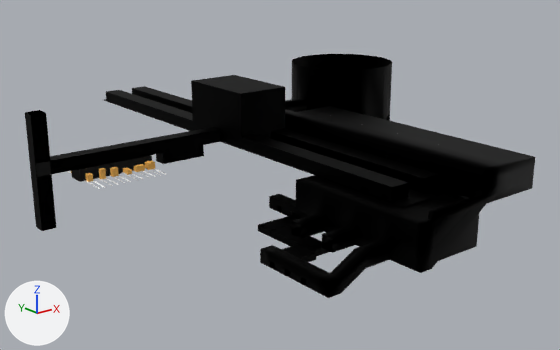
An edit to the Blender file blends/base corridors.blend, drawn before and after from the same camera.
Both versions are drawn from a 50 mm camera at (-204.0, -505.0, 163.0) aimed at (171.0, -37.0, -25.0). Arrows for +X, +Y and +Z are at lower left; the lights stay in place.

Names of what the first picture shows: 'Base corridors 1', 'Base corridors 2', 'Площина'.
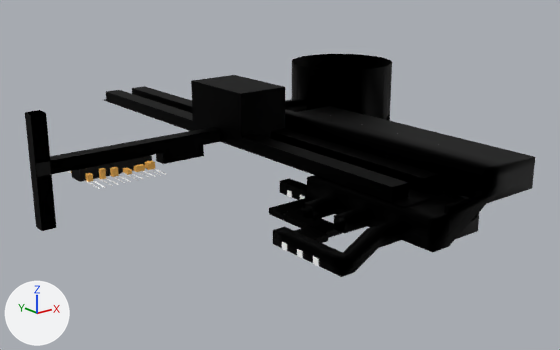
What differs and where, as boxes (x1, y1, x2, y2) in the pictures (560 x 350 px; the box of a moved part takes in the faces that stretch with it):
```json
{"object": "Base corridors 1", "change": "reshaped", "before": [260, 54, 535, 298], "after": [273, 54, 535, 277], "on screen": "9% shorter"}
{"object": "Площина", "change": "mesh moved", "before": [258, 194, 330, 262], "after": [269, 178, 342, 243]}
{"object": "Door.003", "change": "added", "after": [313, 256, 319, 266]}
{"object": "Door.004", "change": "added", "after": [297, 249, 303, 258]}
{"part": 1, "of": "me_base_corridors", "change": "moved or reshaped", "before": [296, 177, 434, 273], "after": [307, 175, 451, 252]}
{"part": 2, "of": "me_base_corridors", "change": "moved or reshaped", "before": [260, 207, 390, 298], "after": [273, 190, 402, 277]}
{"part": 3, "of": "me_base_corridors", "change": "moved or reshaped", "before": [421, 204, 486, 273], "after": [433, 204, 486, 252]}
```

Scene script edits in JSON lines:
```json
{"block": "me_base_corridors", "where": "me_base_corridors.from_pydata(...)  # 464 vertices, 439 faces, 1 loose edge; spans x 73.0..320.0, y -40.0..52.0, z -50.0..229.0"}
{"block": "me_base_corridors", "where": "# used by ob_base_corridors_1; location = (0.0, 0.0, 0.0); rotation_euler = (1.571, 0.0, 0.0), in degrees (90, 0, 0)"}
{"block": "me_base_corridors", "change": "me_base_corridors part 1: all 10 vertices in x 123.0, y 0.0..1.0, z 114.0..229.0 are moved by (10.0, 0.0, 0.0)"}
{"block": "me_base_corridors", "change": "me_base_corridors part 2: all 78 vertices in x 73.0..123.0, y -40.0..-20.0, z 114.0..229.0 are moved by (10.0, 10.0, 0.0)"}
{"block": "me_base_corridors", "change": "me_base_corridors part 3: all 9 vertices in x 133.0, y -29.0, z 114.0..229.0 are moved by (14.0, 10.0, 0.0)"}
{"block": "me_площина", "where": "me_площина.from_pydata(...)  # 150 vertices, 149 faces; spans x -0.5..67.5, y -6.5..90.5, z -2.4..7.1"}
{"block": "me_площина", "where": "# used by ob_площина; location = (83.5, -151.5, -37.1)"}
{"block": "me_площина", "change": "me_площина part 4: the whole mesh is moved by (10.0, 0.0, 10.4)"}
{"op": "add", "block": "me_куб_054", "code": ["me_куб_054 = bpy.data.meshes.new('Куб.054')", "me_куб_054.from_pydata(...)  # a box spanning x -0.25..0.25, y -2.5..2.5, z -2.37..2.37", "me_куб_054.materials.append(mat_metal)  # white #ffffff"]}
{"op": "add", "block": "ob_door_004", "code": ["ob_door_004 = bpy.data.objects.new('Door.004', me_куб_054)", "ob_door_004.location = (82.8, -166.5, -26.7)"]}
{"op": "add", "block": "ob_door_003", "code": ["ob_door_003 = bpy.data.objects.new('Door.003', me_куб_054.copy())", "ob_door_003.location = (82.8, -181.5, -26.7)"]}
```
